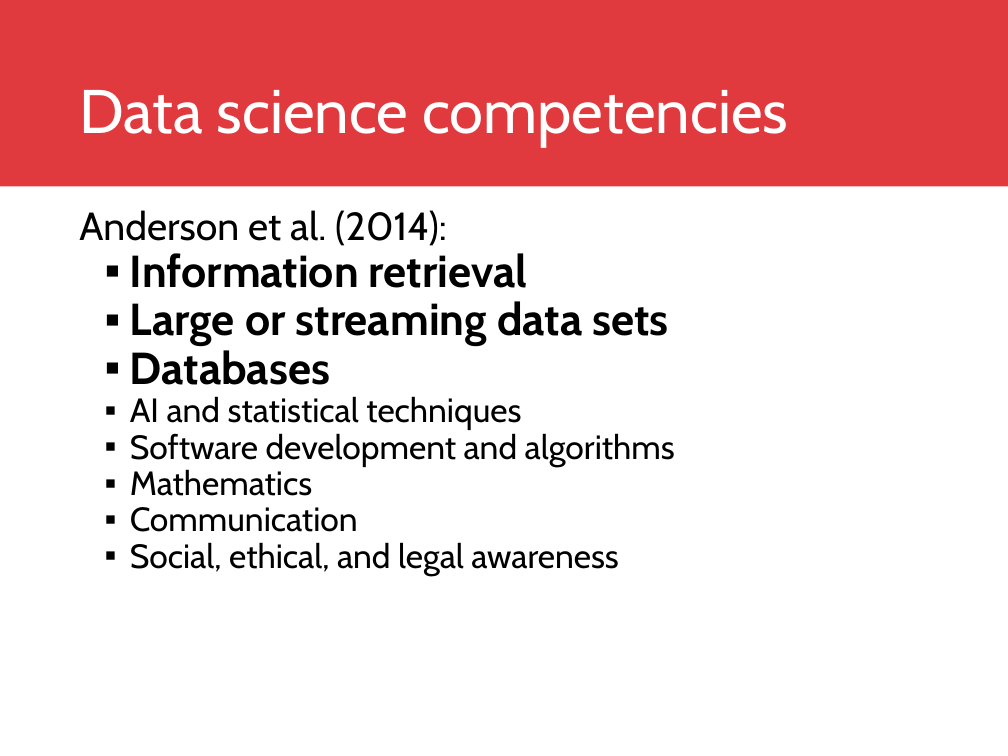
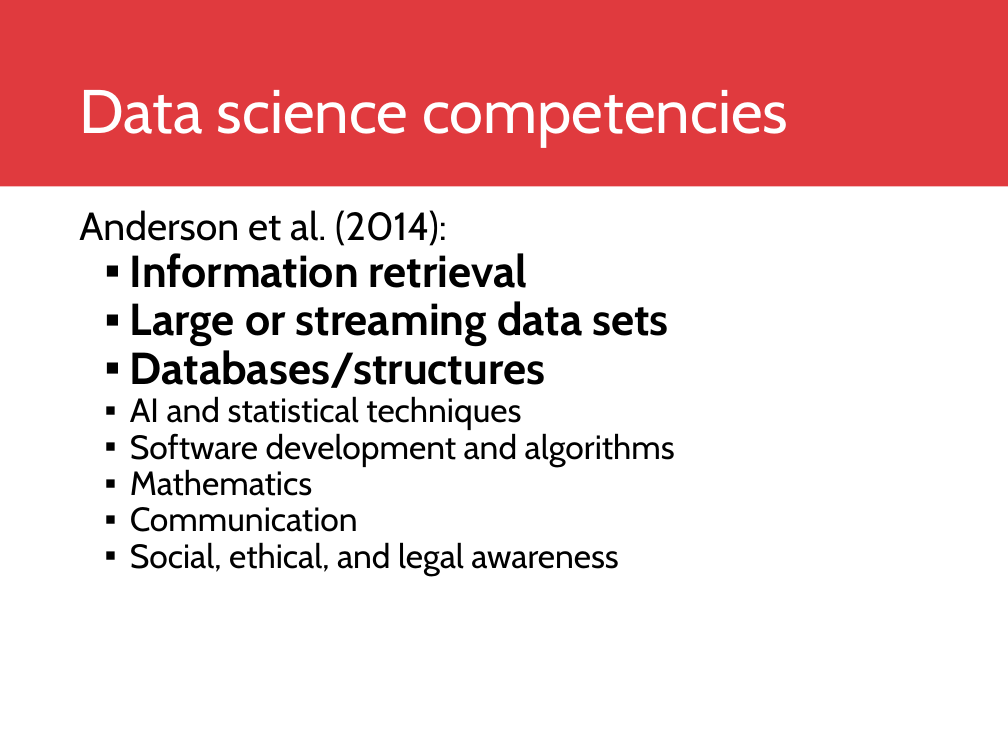
Before and after one commit to DreaJulca/streamvis-lecture, a slide deck: slide 5 of Visual Data Science.pptx. Drawn at 1008x756 pixels with LibreOffice and Linux fonts; fonts in the diff are those of the drawing; background and template pictures are left out. Boxes give left, top, right and bottom in pixels: in the first picture for what was removed or moved away, otherwise in the second. Text is boxed around its words. In the diff, an @@ line names an element or a change of style, - is before the commit and + after.

```diff
--- a/Visual Data Science.pptx
+++ b/Visual Data Science.pptx
@@ text at (130, 346, 545, 388): text changed @@
-▪ Databases
+▪ Databases/structures
```
Also in this commit, not shown: 7 other slides changed, 3 slides added.
